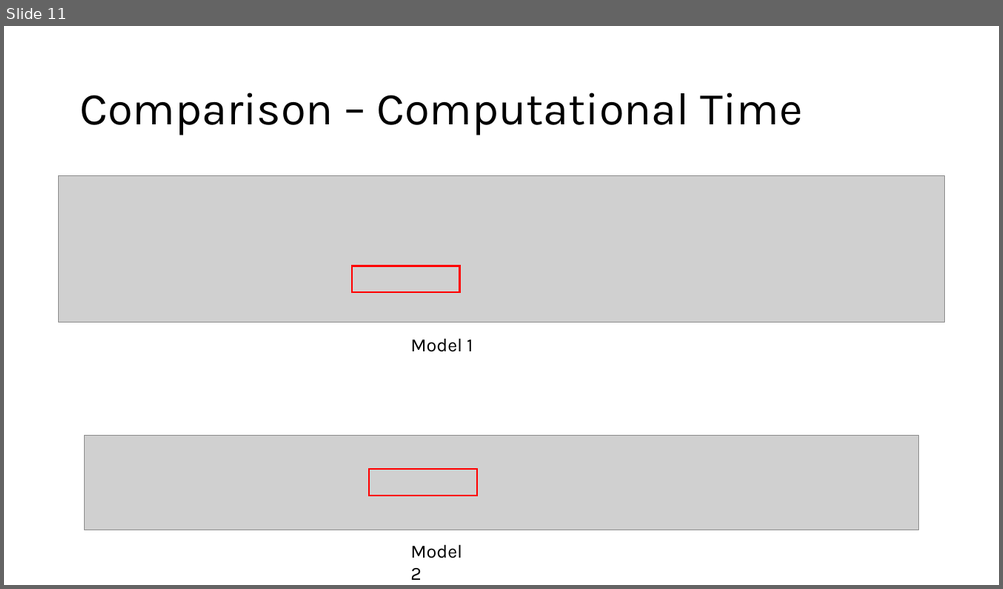
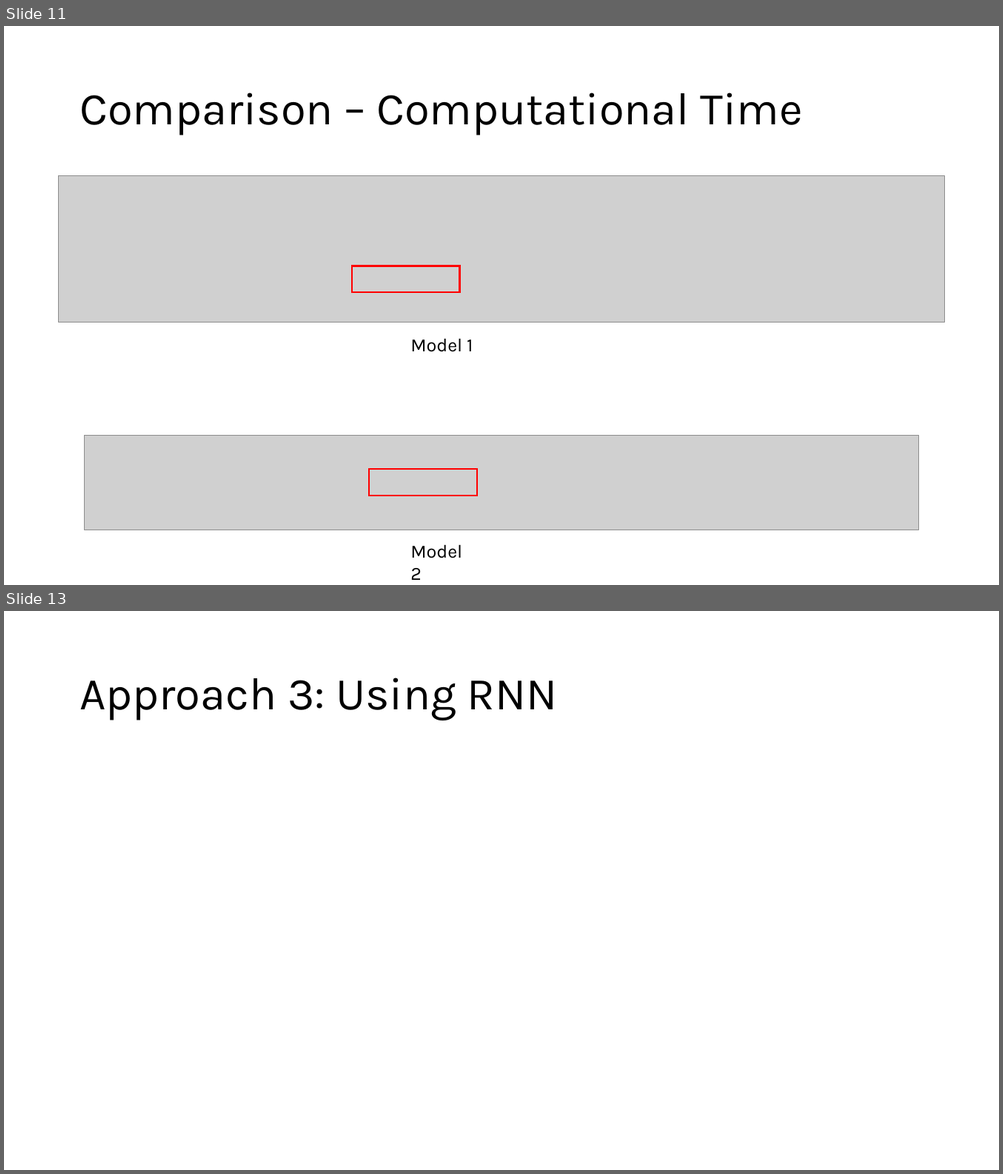
Before and after one commit to KurtSoncco/GNN_Soil_Dynamics, a slide deck: TTF ML Predictions.pptx. Shown one above the other, each under a label of ours: slide 11 before the commit, slides 11 and 13 after it; the slides between them are not shown. The pictures are 1003x589 and 1003x1174 pixels, drawn with LibreOffice and Linux fonts; fonts in the diff are those of the drawing; grey boxes stand for pictures. Boxes give left, top, right and bottom in pixels: in the first picture for what was removed or moved away, otherwise in the second. Text is boxed around its words. In the diff, an @@ line names an element or a change of style, - is before the commit and + after.

```diff
--- a/TTF ML Predictions.pptx
+++ b/TTF ML Predictions.pptx
@@ slide 13 added at box(4, 611, 999, 1170), background #FFFFFF @@
@@ title added at box(79, 678, 557, 721), 44 pt, text #000000 @@
+Approach 3: Using RNN
```
Also in this commit, not shown: 2 other slides added, 1 slide removed, 2 other files.
